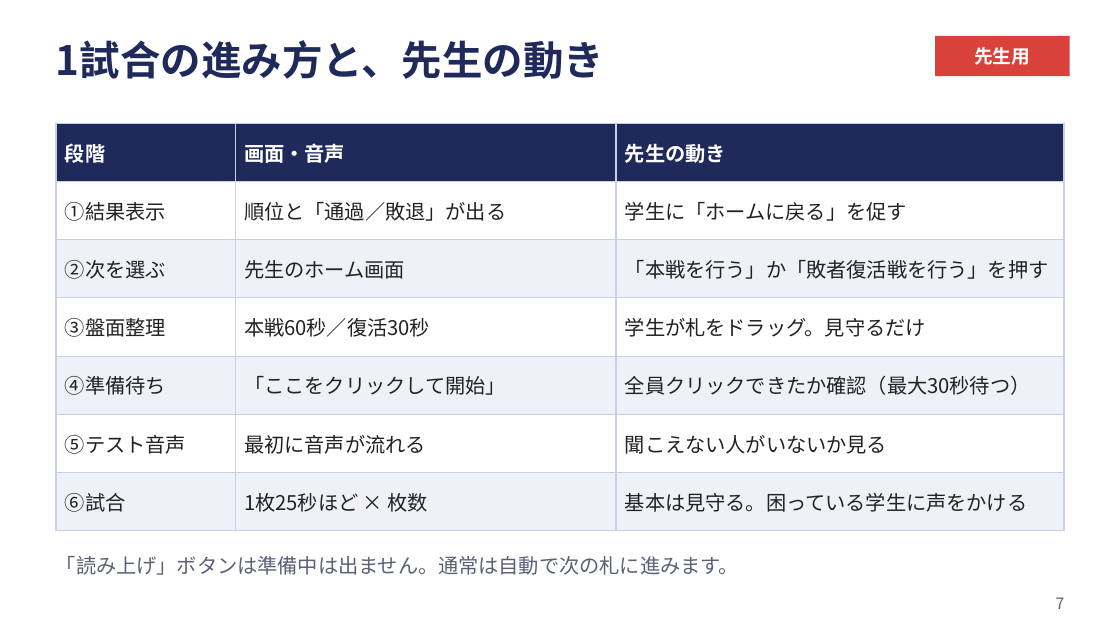
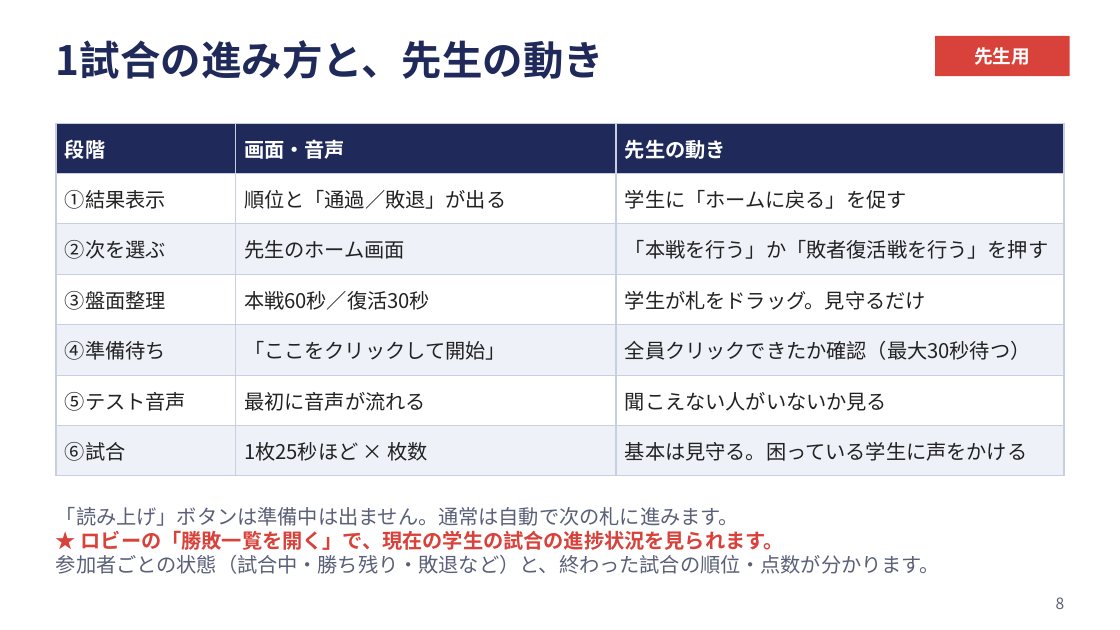
Before and after one commit to watanabekou0708-bot/e-karuta, a slide deck: slide 8 of 手順書/当日手順書_先生用.pptx (slide 7 before the commit). Drawn at 1120x630 pixels with LibreOffice and Linux fonts; fonts in the diff are those of the drawing. Boxes give left, top, right and bottom in pixels: in the first picture for what was removed or moved away, otherwise in the second. Text is boxed around its words. In the diff, an @@ line names an element or a change of style, - is before the commit and + after.

```diff
--- a/手順書/当日手順書_先生用.pptx
+++ b/手順書/当日手順書_先生用.pptx
@@ table: place and size @@
-table at (56,123,1064,516)
+table at (56,123,1064,476)
@@ text "「読み上げ」ボタンは準備中は出ません。通常は自動で次の札に進みます。": place and size @@
-text "「読み上げ」ボタンは準備中は出ません。通常は自動で次の札に進みます。" at (56,556,739,575)
+text "「読み上げ」ボタンは準備中は出ません。通常は自動で次の札に進みます。" at (56,507,940,574)
@@ text at (56,530,940,574): paragraphs added @@
+★ ロビーの「勝敗一覧を開く」で、現在の学生の試合の進捗状況を見られます。
+参加者ごとの状態（試合中・勝ち残り・敗退など）と、終わった試合の順位・点数が分かります。
@@ page number at (1056,597,1065,609): text changed @@
-7
+8
```
Also in this commit, not shown: 10 other slides changed, 1 slide added, 9 other files.
